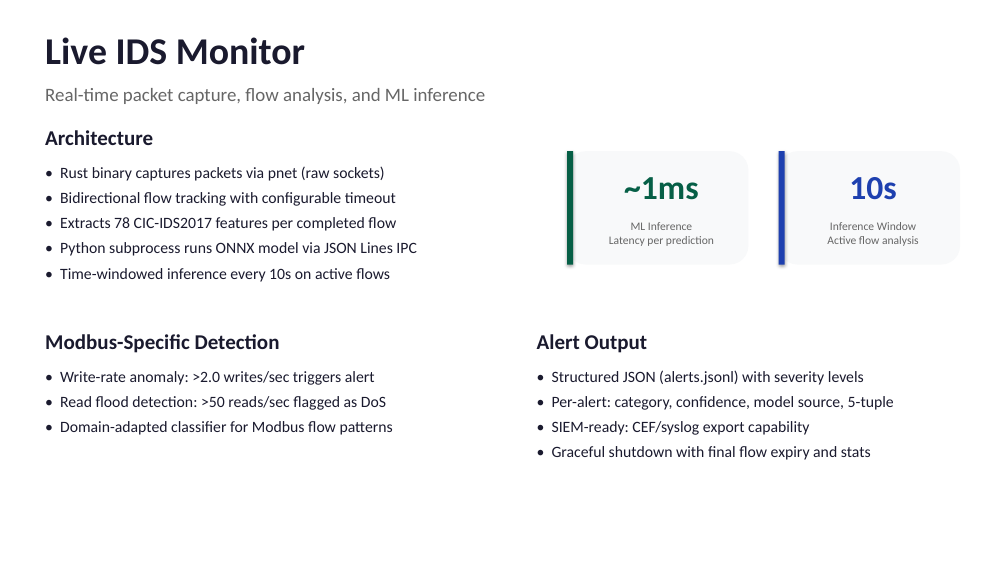
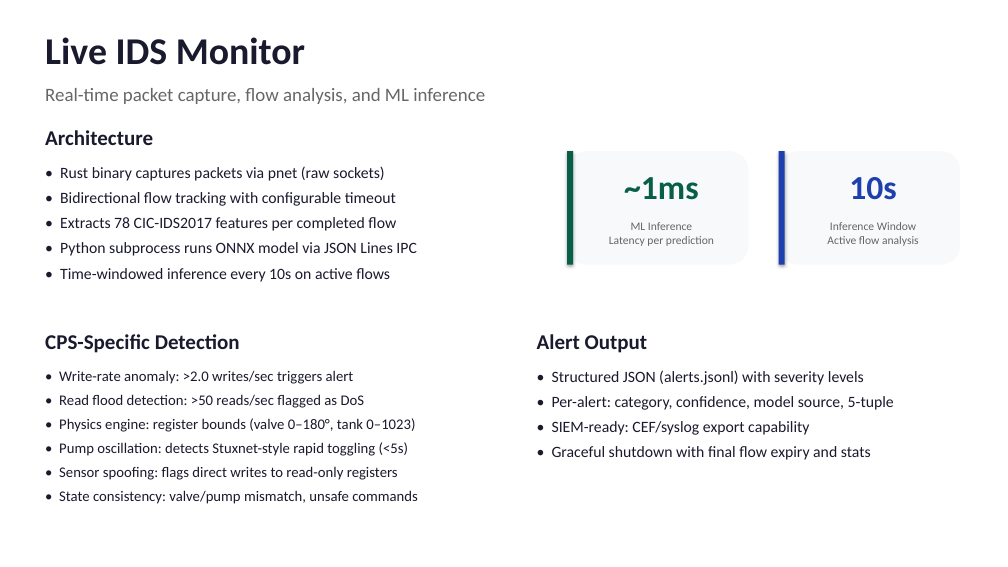
Before and after one commit to JabbaghYounes/CITY3116-1, a slide deck: slide 6 of presentation/CPS-IDS-Presentation.pptx. Drawn at 1008x567 pixels with LibreOffice and Linux fonts; fonts in the diff are those of the drawing. Boxes give left, top, right and bottom in pixels: in the first picture for what was removed or moved away, otherwise in the second. Text is boxed around its words. In the diff, an @@ line names an element or a change of style, - is before the commit and + after.

Commit message:
Add CPS physics-aware detection engine and update writeup
Monitor now tracks physical process state from Modbus traffic and
validates every write against plant constraints:
- Register bounds (valve 0-180°, tank 0-1023 ADC)
- Pump oscillation detection (Stuxnet-style toggling <5s)
- Sensor spoofing (writes to read-only registers)
- Valve/pump state consistency
- Unsafe commands (pump ON above 85%, OFF below 30%)
- Rate-of-change limits based on physical fill/drain rates

Writeup updated with:
- CPS physics engine in detection design and forensic results
- ICS-specific dataset discussion (SWaT, Mississippi State SCADA,
  WADI, BATADAL, HAI) as alternative training approach
- Updated conclusion, recommendations, and references

Presentation slides updated to reflect 4-layer detection pipeline.

```diff
--- a/presentation/CPS-IDS-Presentation.pptx
+++ b/presentation/CPS-IDS-Presentation.pptx
@@ text at bbox=[45, 334, 240, 353]: text changed @@
-Modbus-Specific Detection
+CPS-Specific Detection
@@ text at bbox=[59, 370, 365, 408]: size 15 to 14 pt in "• Write-rate anomaly: >2.0 writes/sec triggers alert", "• Read flood detection: >50 reads/sec flagged ..." @@
@@ text at bbox=[59, 418, 418, 504]: text changed; size 15 to 14 pt @@
-• Domain-adapted classifier for Modbus flow patterns
+• Physics engine: register bounds (valve 0–180°, tank 0–1023)
+• Pump oscillation: detects Stuxnet-style rapid toggling (<5s)
+• Sensor spoofing: flags direct writes to read-only registers
+• State consistency: valve/pump mismatch, unsafe commands
```
Also in this commit, not shown: 1 other slide changed, 4 other files.
